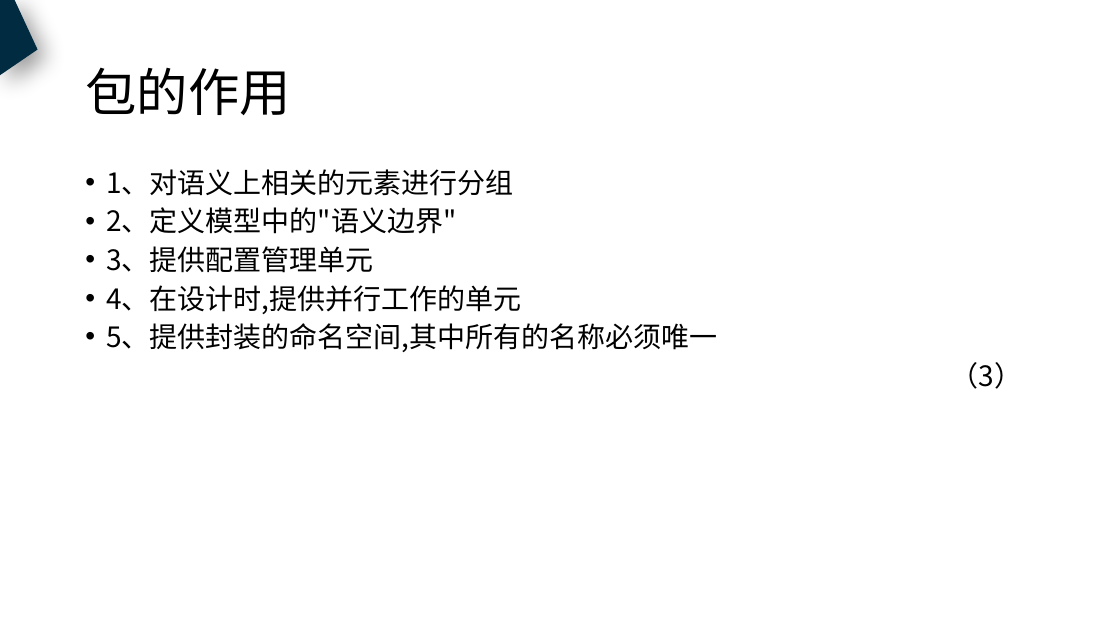
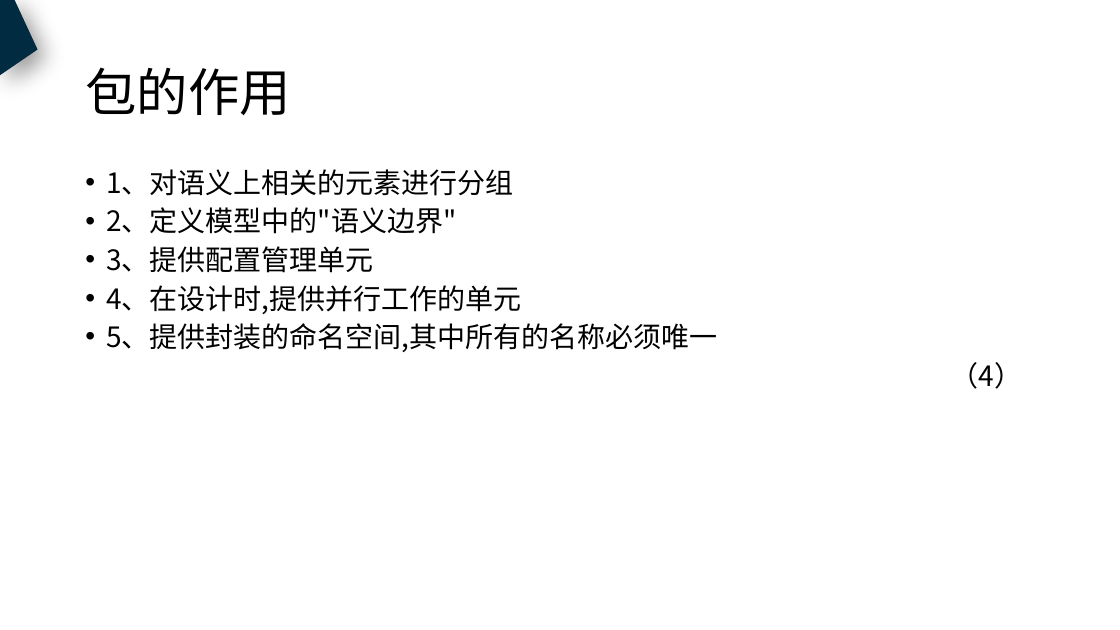
Before and after one commit to PRD2018-G18/PRD2018, a slide deck: slide 34 of 非受控文档/过程文档/UML基础3/UML基础3.pptx (slide 29 before the commit). Drawn at 1120x630 pixels with LibreOffice and Linux fonts; fonts in the diff are those of the drawing. Boxes give left, top, right and bottom in pixels: in the first picture for what was removed or moved away, otherwise in the second. Text is boxed around its words. In the diff, an @@ line names an element or a change of style, - is before the commit and + after.

```diff
--- a/非受控文档/过程文档/UML基础3/UML基础3.pptx
+++ b/非受控文档/过程文档/UML基础3/UML基础3.pptx
@@ text at <box>950,362,1022,389</box>: text changed @@
-（3）
+（4）
```
Also in this commit, not shown: 12 other slides changed, 11 slides added, 1 slide removed.
